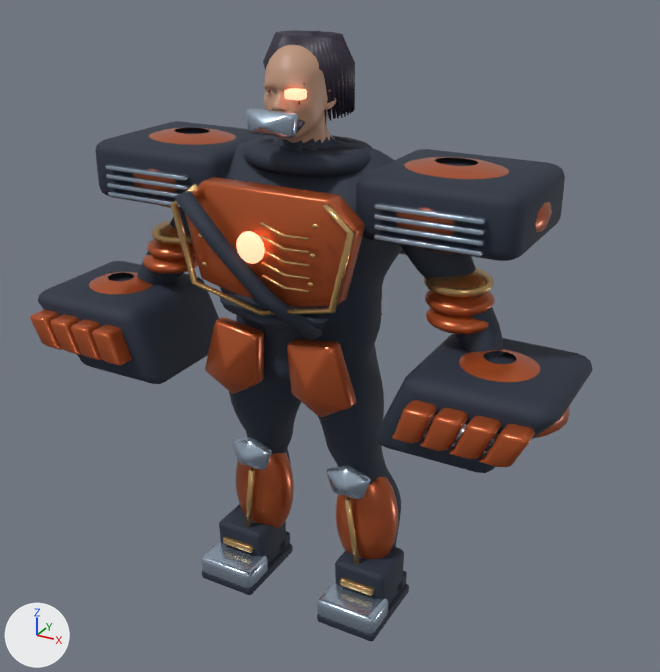
The FBX model Assets/Alterverse/Resources/AuthoredHeroes/Rook.fbx, before and after one commit.
Camera for both pictures: a camera (50 mm lens) standing at (1.35, -2.33, 2.14) and looking at (0.05, 0.04, 0.96). The lights are fixed; the arrows at lower left show +X, +Y and +Z. The older version comes first. Vertices at exactly the same position are counted once.

Names of what the first picture shows: 'DF_Anatomy', 'DF_GauntletL', 'DF_GauntletR'.
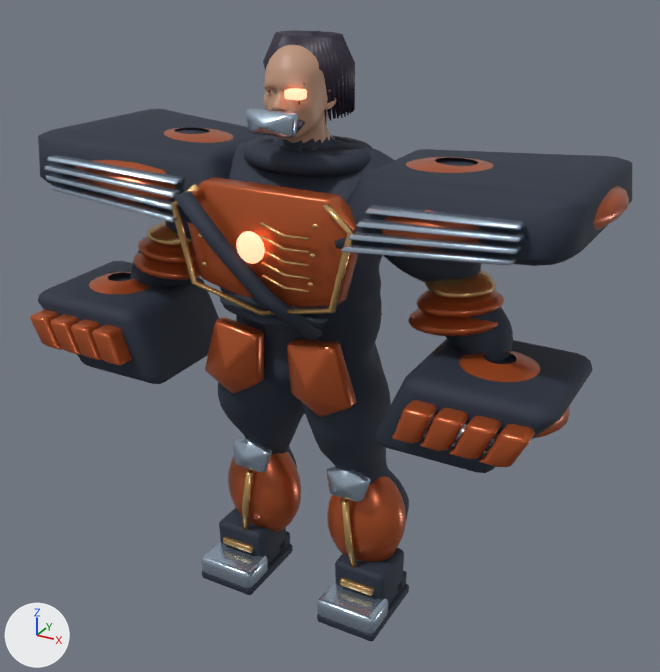
Pixel boxes [x1, y1, x2, y2] of what changed, in the pictures (660 x 672 px; the box of a moved part takes in the faces that stretch with it):
'DF_Anatomy', reshaped (26% wider)
    before: [95, 30, 565, 642]
    after: [38, 30, 632, 642]
part 1 of me_df_anatomy, moved or reshaped
    before: [143, 255, 198, 274]
    after: [133, 252, 201, 280]
part 2 of me_df_anatomy, moved or reshaped
    before: [235, 453, 294, 529]
    after: [228, 452, 301, 532]
part 3 of me_df_anatomy, moved or reshaped
    before: [245, 468, 255, 527]
    after: [242, 470, 253, 531]
part 4 of me_df_anatomy, moved or reshaped
    before: [426, 307, 489, 334]
    after: [408, 308, 505, 336]
part 5 of me_df_anatomy, moved or reshaped
    before: [336, 477, 398, 559]
    after: [327, 476, 406, 562]
part 6 of me_df_anatomy, moved or reshaped
    before: [344, 498, 360, 564]
    after: [341, 500, 357, 569]
part 7 of me_df_anatomy, moved or reshaped
    before: [108, 191, 181, 208]
    after: [50, 183, 177, 222]
part 8 of me_df_anatomy, moved or reshaped
    before: [107, 182, 181, 197]
    after: [46, 173, 179, 210]
part 9 of me_df_anatomy, moved or reshaped
    before: [106, 173, 189, 190]
    after: [45, 164, 180, 197]
part 10 of me_df_anatomy, moved or reshaped
    before: [106, 164, 189, 181]
    after: [47, 155, 184, 184]
part 11 of me_df_anatomy, moved or reshaped
    before: [374, 233, 484, 256]
    after: [341, 244, 517, 265]
part 12 of me_df_anatomy, moved or reshaped
    before: [374, 223, 485, 246]
    after: [348, 231, 521, 254]
part 13 of me_df_anatomy, moved or reshaped
    before: [374, 213, 485, 235]
    after: [356, 219, 524, 242]
part 14 of me_df_anatomy, moved or reshaped
    before: [375, 203, 486, 224]
    after: [365, 205, 524, 230]
part 15 of me_df_anatomy, moved or reshaped
    before: [95, 121, 565, 547]
    after: [38, 109, 632, 520]

Edits to the bpy script that builds the scene:
```text
Change me_df_anatomy:
    remove me_df_anatomy.from_pydata(...)  # 21678 vertices, 20710 faces; spans x -0.72..0.72, y -0.35..0.28, z 0.02..1.89
    add me_df_anatomy.from_pydata(...)  # 21678 vertices, 20710 faces; spans x -0.91..0.91, y -0.35..0.42, z 0.02..1.89
    me_df_anatomy part 1: the loose piece of 312 vertices spanning x -0.61..-0.41, y -0.13..0.06, z 1.11..1.18 is multiplied about its middle by the matrix ((1.347, -0.054, -0.273), (-0.03, 1.394, -0.11), (-0.085, -0.063, 1.093)), then moved by (0.01, 0.0, 0.0)
    me_df_anatomy part 2: the loose piece of 312 vertices spanning x -0.32..-0.09, y -0.08..0.1, z 0.14..0.53 is scaled about its middle by (1.2, 1.2, 1)
    me_df_anatomy part 3: the loose piece of 30 vertices spanning x -0.23..-0.17, y -0.1..-0.08, z 0.16..0.46 is moved by (0.0, -0.02, 0.0)
    me_df_anatomy part 4: the loose piece of 312 vertices spanning x 0.41..0.61, y -0.13..0.06, z 1.11..1.18 is multiplied about its middle by the matrix ((1.347, 0.054, 0.273), (0.03, 1.394, -0.11), (0.085, -0.063, 1.093)), then moved by (-0.01, 0.0, 0.0)
    me_df_anatomy part 5: the loose piece of 312 vertices spanning x 0.09..0.32, y -0.08..0.1, z 0.14..0.53 is scaled about its middle by (1.2, 1.2, 1)
    me_df_anatomy part 6: the loose piece of 30 vertices spanning x 0.17..0.23, y -0.1..-0.08, z 0.16..0.46 is moved by (0.0, -0.02, 0.0)
    me_df_anatomy part 7: the loose piece of 96 vertices spanning x -0.62..-0.31, y -0.2..-0.18, z 1.39..1.4 is multiplied about its middle by the matrix ((1.514, -0.034, 0.132), (0.031, 1.519, 0.033), (-0.133, -0.03, 1.514)), then moved by (-0.04, -0.11, 0.01)
    me_df_anatomy part 8: the loose piece of 96 vertices spanning x -0.62..-0.31, y -0.2..-0.18, z 1.42..1.43 is multiplied about its middle by the matrix ((1.512, -0.095, 0.129), (0.089, 1.516, 0.075), (-0.133, -0.067, 1.513)), then moved by (-0.05, -0.11, 0.02)
    me_df_anatomy part 9: the loose piece of 96 vertices spanning x -0.62..-0.31, y -0.2..-0.18, z 1.44..1.46 is multiplied about its middle by the matrix ((1.487, -0.16, 0.116), (0.151, 1.487, 0.121), (-0.128, -0.109, 1.491)), then moved by (-0.06, -0.09, 0.02)
    me_df_anatomy part 10: the loose piece of 96 vertices spanning x -0.62..-0.31, y -0.2..-0.18, z 1.47..1.48 is multiplied about its middle by the matrix ((1.438, -0.239, 0.088), (0.226, 1.43, 0.191), (-0.118, -0.174, 1.445)), then moved by (-0.06, -0.07, 0.02)
    me_df_anatomy part 11: the loose piece of 96 vertices spanning x 0.31..0.62, y -0.2..-0.18, z 1.39..1.4 is multiplied about its middle by the matrix ((1.514, 0.034, -0.132), (-0.031, 1.519, 0.033), (0.133, -0.03, 1.514)), then moved by (0.04, -0.11, 0.01)
    me_df_anatomy part 12: the loose piece of 96 vertices spanning x 0.31..0.62, y -0.2..-0.18, z 1.42..1.43 is multiplied about its middle by the matrix ((1.512, 0.095, -0.129), (-0.089, 1.516, 0.075), (0.133, -0.067, 1.513)), then moved by (0.05, -0.11, 0.02)
    me_df_anatomy part 13: the loose piece of 96 vertices spanning x 0.31..0.62, y -0.2..-0.18, z 1.44..1.46 is multiplied about its middle by the matrix ((1.487, 0.16, -0.116), (-0.151, 1.487, 0.121), (0.128, -0.109, 1.491)), then moved by (0.06, -0.09, 0.02)
    me_df_anatomy part 14: the loose piece of 96 vertices spanning x 0.31..0.62, y -0.2..-0.18, z 1.47..1.48 is multiplied about its middle by the matrix ((1.438, 0.239, -0.088), (-0.226, 1.43, 0.191), (0.118, -0.174, 1.445)), then moved by (0.06, -0.07, 0.02)
    me_df_anatomy part 15: 3377 of 21678 vertices moved; they spanned x -0.72..0.72, y -0.21..0.26, z 0.17..1.55 and now span x -0.91..0.91, y -0.29..0.42, z 0.17..1.57; mean shift (0.0, 0.0, 0.0); largest move (-0.68, 0.25, 1.4) -> (-0.83, 0.41, 1.44)
```
